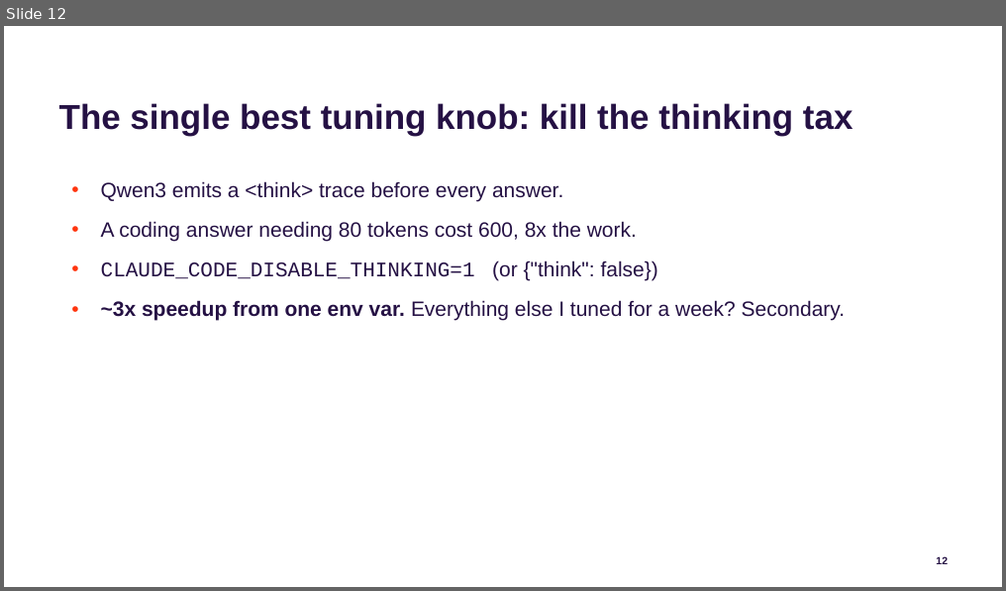
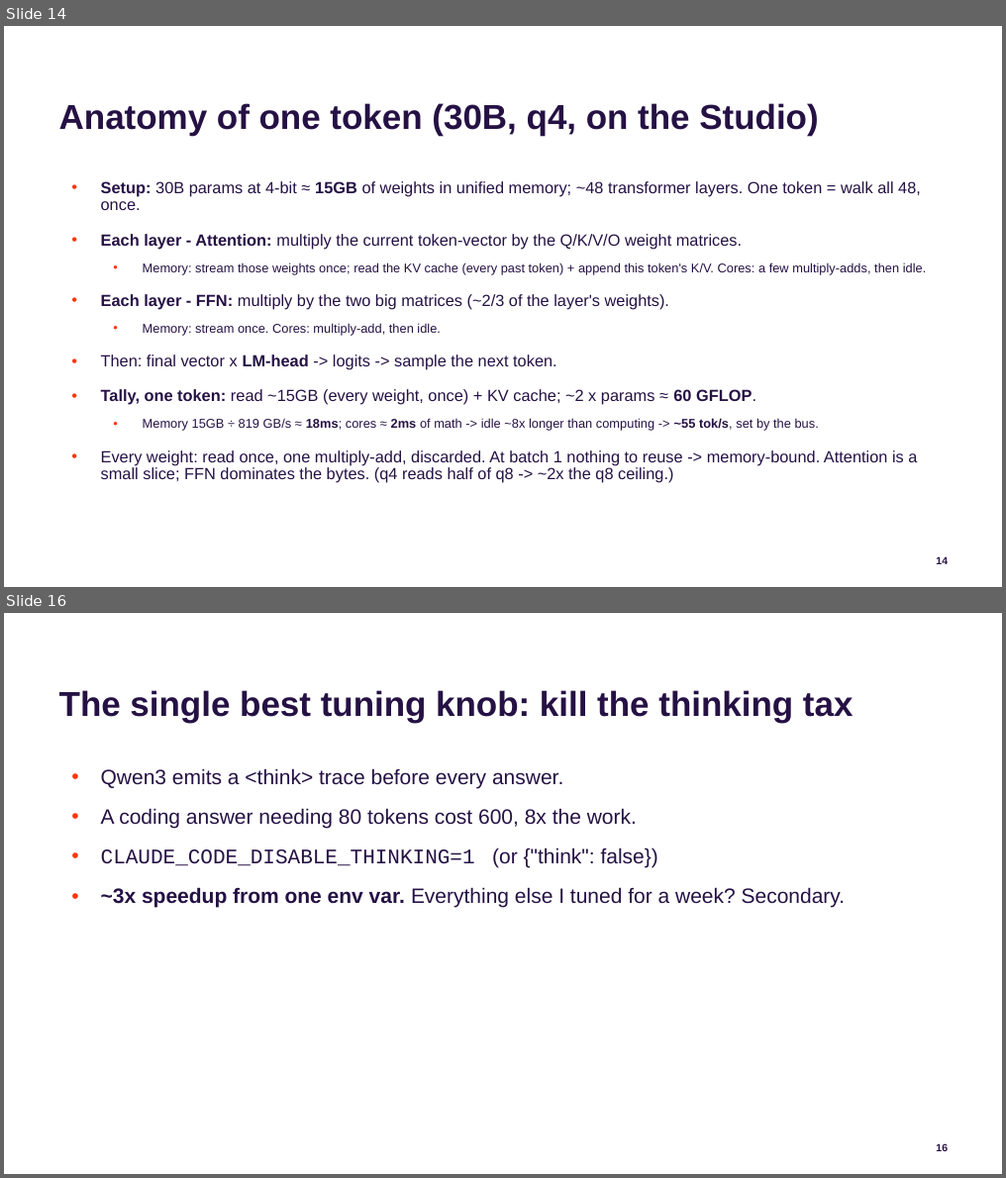
Before and after one commit to jconnolly/local-llm-pi5, a slide deck: local-llm-datasociety.pptx. Shown one above the other, each under a label of ours: slide 12 before the commit, slides 14 and 16 after it; the slides between them are not shown. The pictures are 1006x591 and 1006x1178 pixels, drawn with LibreOffice and Linux fonts; fonts in the diff are those of the drawing; background and template pictures are left out. Boxes give left, top, right and bottom in pixels: in the first picture for what was removed or moved away, otherwise in the second. Text is boxed around its words. In the diff, an @@ line names an element or a change of style, - is before the commit and + after.

```diff
--- a/local-llm-datasociety.pptx
+++ b/local-llm-datasociety.pptx
@@ slide 14 added at box(4, 26, 1002, 587), background #FFFFFF; not listed: 1 template element that a slide beside it also shows @@
@@ title added at box(59, 103, 818, 136), 30 pt, text #251144, bold @@
+Anatomy of one token (30B, q4, on the Studio)
@@ text added at box(101, 181, 927, 483), 14 pt, text #251144 @@
+• Setup: 30B params at 4-bit ≈ 15GB of weights in unified memory; ~48 transformer layers. One token = walk all 48, once.
+• Each layer - Attention: multiply the current token-vector by the Q/K/V/O weight matrices.
+  • Memory: stream those weights once; read the KV cache (every past token) + append this token's K/V. Cores: a few multiply-adds, then idle.
+• Each layer - FFN: multiply by the two big matrices (~2/3 of the layer's weights).
+  • Memory: stream once. Cores: multiply-add, then idle.
+• Then: final vector x LM-head -> logits -> sample the next token.
+• Tally, one token: read ~15GB (every weight, once) + KV cache; ~2 x params ≈ 60 GFLOP.
+  • Memory 15GB ÷ 819 GB/s ≈ 18ms; cores ≈ 2ms of math -> idle ~8x longer than computing -> ~55 tok/s, set by the bus.
+• Every weight: read once, one multiply-add, discarded. At batch 1 nothing to reuse -> memory-bound. Attention is a small slice; FFN dominates the bytes. (q4 reads half of q8 -> ~2x the q8 ceiling.)
@@ what was slide 12 is now slide 16 @@
```
Also in this commit, not shown: 5 slides changed, 3 other slides added, 9 other files.
